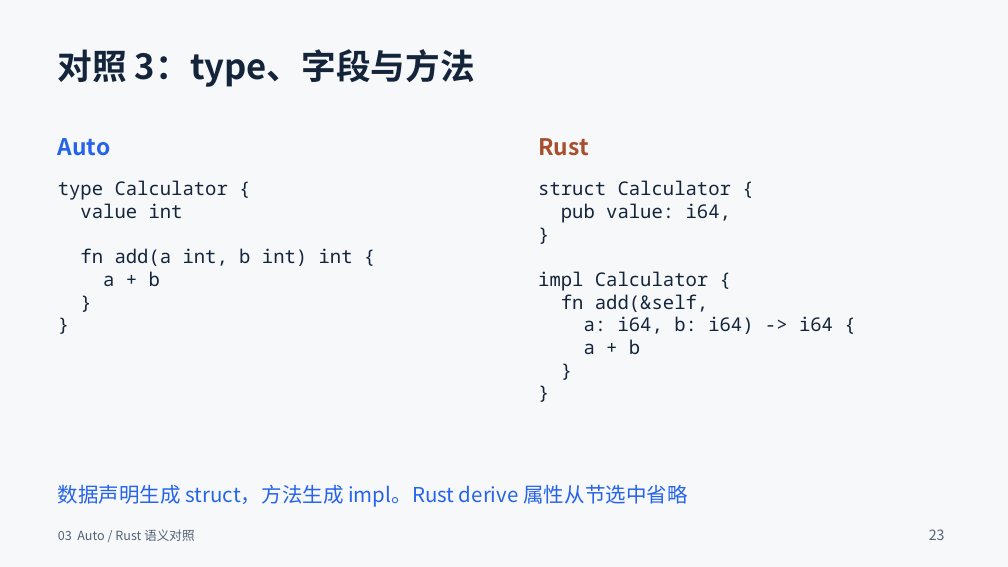
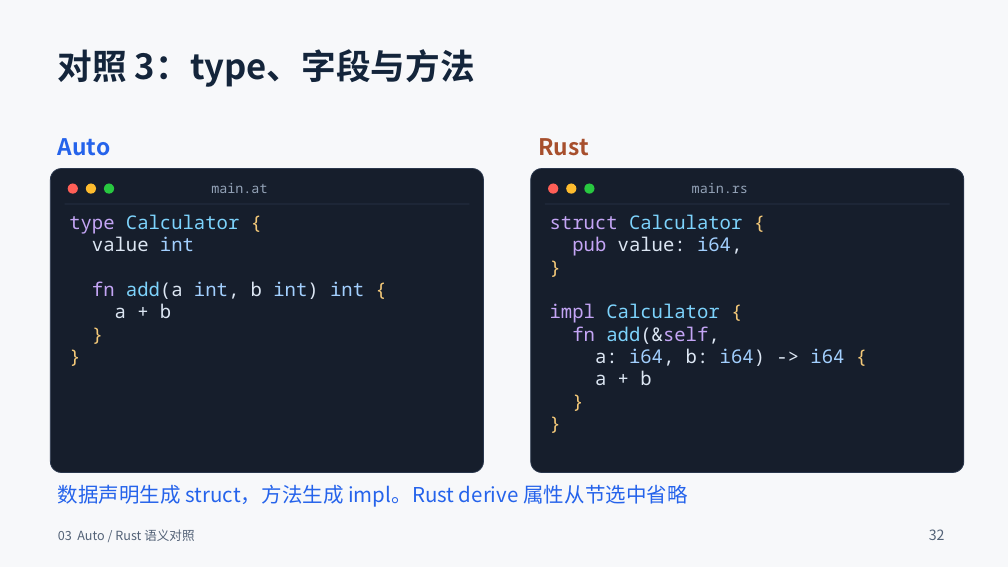
Before and after one commit to auto-stack/docs, a slide deck: slide 32 of AutoOS/Auto与Rust融合生态_37页_深色结尾群二维码版.pptx (slide 23 before the commit). Drawn at 1008x567 pixels with LibreOffice and Linux fonts; fonts in the diff are those of the drawing. Boxes give left, top, right and bottom in pixels: in the first picture for what was removed or moved away, otherwise in the second. Text is boxed around its words. In the diff, an @@ line names an element or a change of style, - is before the commit and + after.

```diff
--- a/AutoOS/Auto与Rust融合生态_37页_深色结尾群二维码版.pptx
+++ b/AutoOS/Auto与Rust融合生态_37页_深色结尾群二维码版.pptx
@@ rounded rectangle added at [51,169,484,473], fill #161E2C, outline #2A374D 0.75 pt @@
@@ rounded rectangle added at [531,169,964,473], fill #161E2C, outline #2A374D 0.75 pt @@
@@ line added from (64, 204) to (470, 204), #2A374D 0.75 pt @@
@@ ellipse added at [68,184,79,194], fill #FF5F57 @@
@@ ellipse added at [86,184,97,194], fill #FEBC2E @@
@@ ellipse added at [104,184,115,194], fill #28C840 @@
@@ text added at [211,183,267,193], 12.8 pt, text #94A3B8 @@
+main.at
@@ line added from (545, 204) to (950, 204), #2A374D 0.75 pt @@
@@ ellipse added at [548,184,559,194], fill #FF5F57 @@
@@ ellipse added at [566,184,577,194], fill #FEBC2E @@
@@ ellipse added at [585,184,595,194], fill #28C840 @@
@@ text added at [692,183,748,193], 12.8 pt, text #94A3B8 @@
+main.rs
@@ text "type Calculator {": place and size @@
-text "type Calculator {" at [58,180,353,286]
+text "type Calculator {" at [69,214,364,318]
@@ text "type Calculator {" at [69,214,364,318]: text colour #14253B to #C4A5F5 in "type", "fn"; text colour #14253B to #7DD3FC in "Calculator", "add(a"; text colour #14253B to #F4C979 in "{", "{", "}", "}"; text colour #14253B to #DCE6F3 in "value", "add(a int, b int)", "a + b"; text colour #14253B to #A2CFFE in "int", "int, int) int"; line spacing 1 to 21.2pt @@
@@ text "struct Calculator {": place and size @@
-text "struct Calculator {" at [538,180,833,354]
+text "struct Calculator {" at [550,214,844,385]
@@ text "struct Calculator {" at [550,214,844,385]: text colour #14253B to #C4A5F5 in "struct", "pub", "impl", "fn add(&self,"; text colour #14253B to #7DD3FC in "Calculator", "Calculator", "add(&self,"; text colour #14253B to #F4C979 in "{", "}", "{", "{" and 2 more places; text colour #14253B to #DCE6F3 in "value: i64,", "add(&self,", "a: i64, b: i64) ->", "a + b"; text colour #14253B to #A2CFFE in "i64,", "i64, i64) i64"; line spacing 1 to 21.2pt @@
@@ text at [929,529,945,540]: text changed @@
-23
+32
```
Also in this commit, not shown: 34 other slides changed, 9 slides added.
